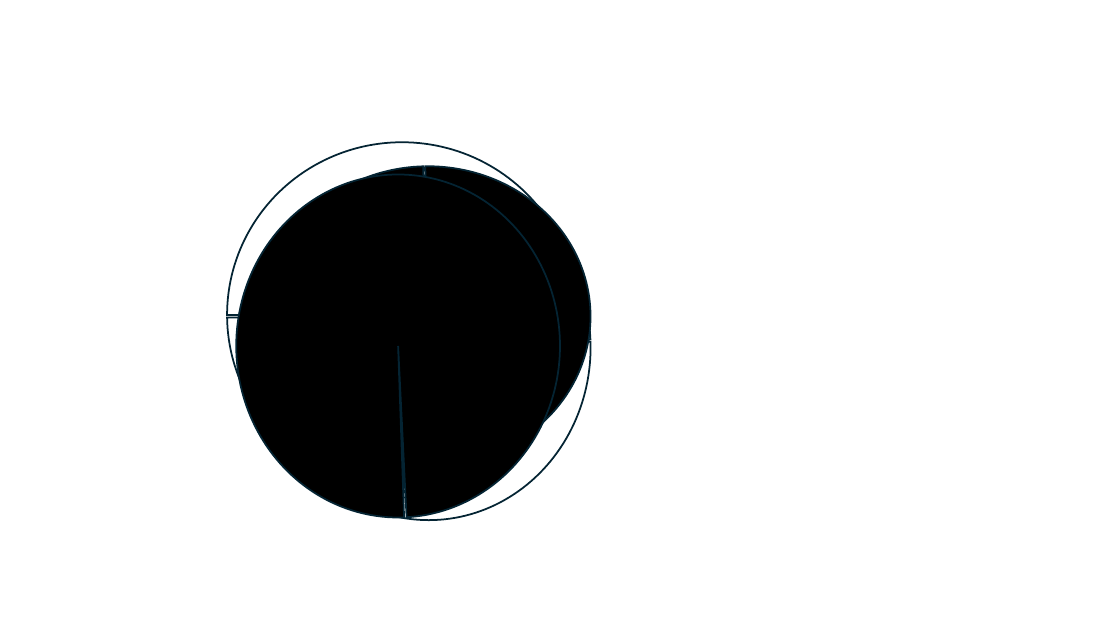
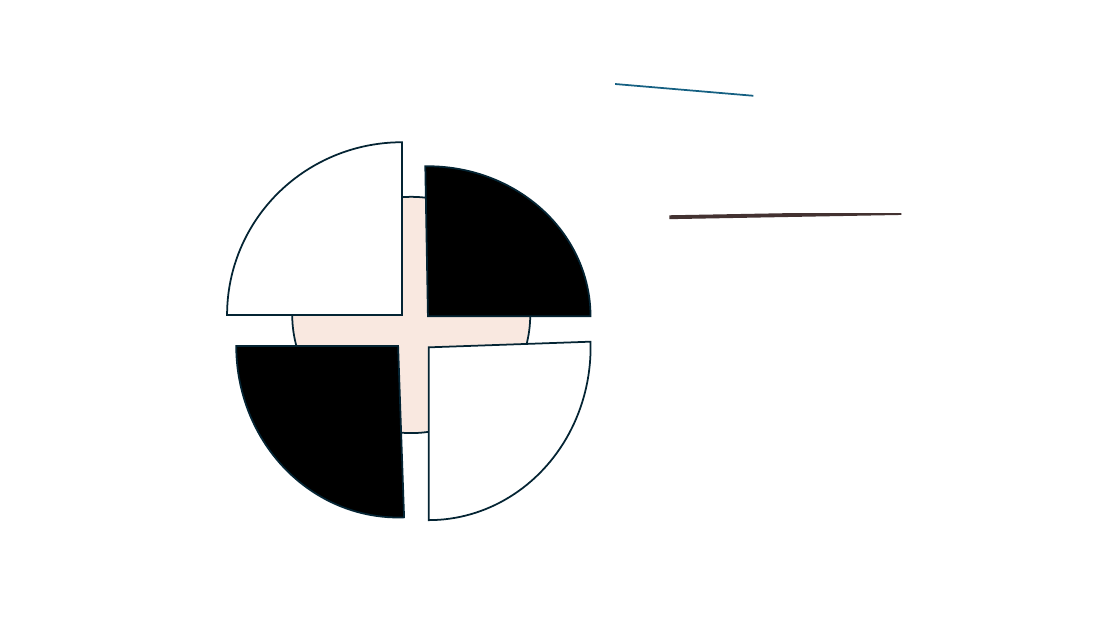
Before and after one commit to amapic/portfolio2, a slide deck: slide 1 of champetre.odp. Drawn at 1120x630 pixels with LibreOffice and Linux fonts; fonts in the diff are those of the drawing. Boxes give left, top, right and bottom in pixels: in the first picture for what was removed or moved away, otherwise in the second. Text is boxed around its words. In the diff, an @@ line names an element or a change of style, - is before the commit and + after.

```diff
--- a/champetre.odp
+++ b/champetre.odp
@@ line added from (615, 84) to (754, 96), #156082 1.5 pt @@
@@ outline redrawn in 4 elements at (267, 175, 591, 520), (227, 142, 577, 487), (266, 166, 591, 466), (237, 174, 560, 517) @@
@@ freeform shape added at (670, 214, 902, 218), fill #433231, outline #433231 1.5 pt @@
```
Also in this commit, not shown: 13 other files.
